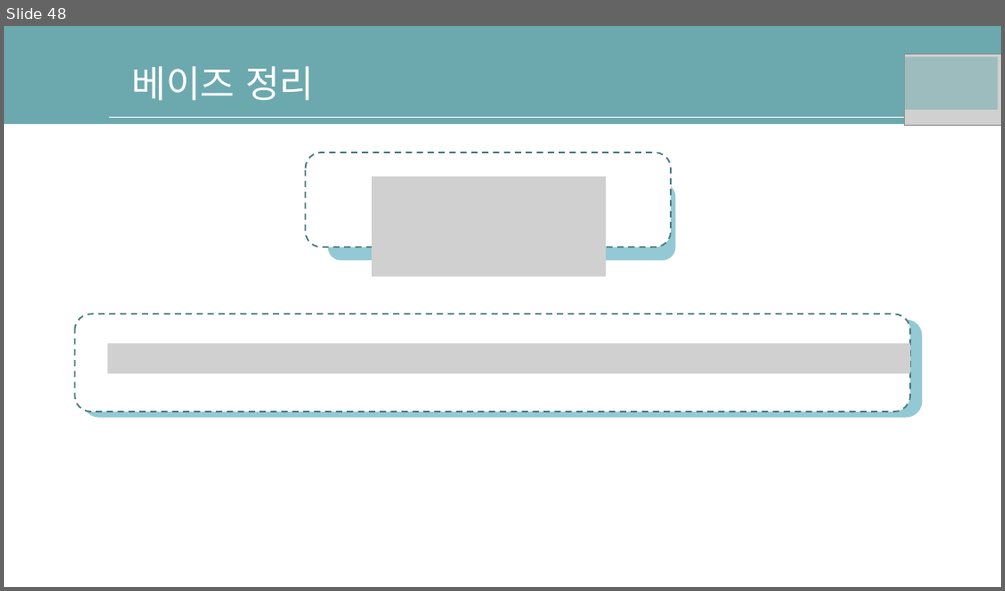
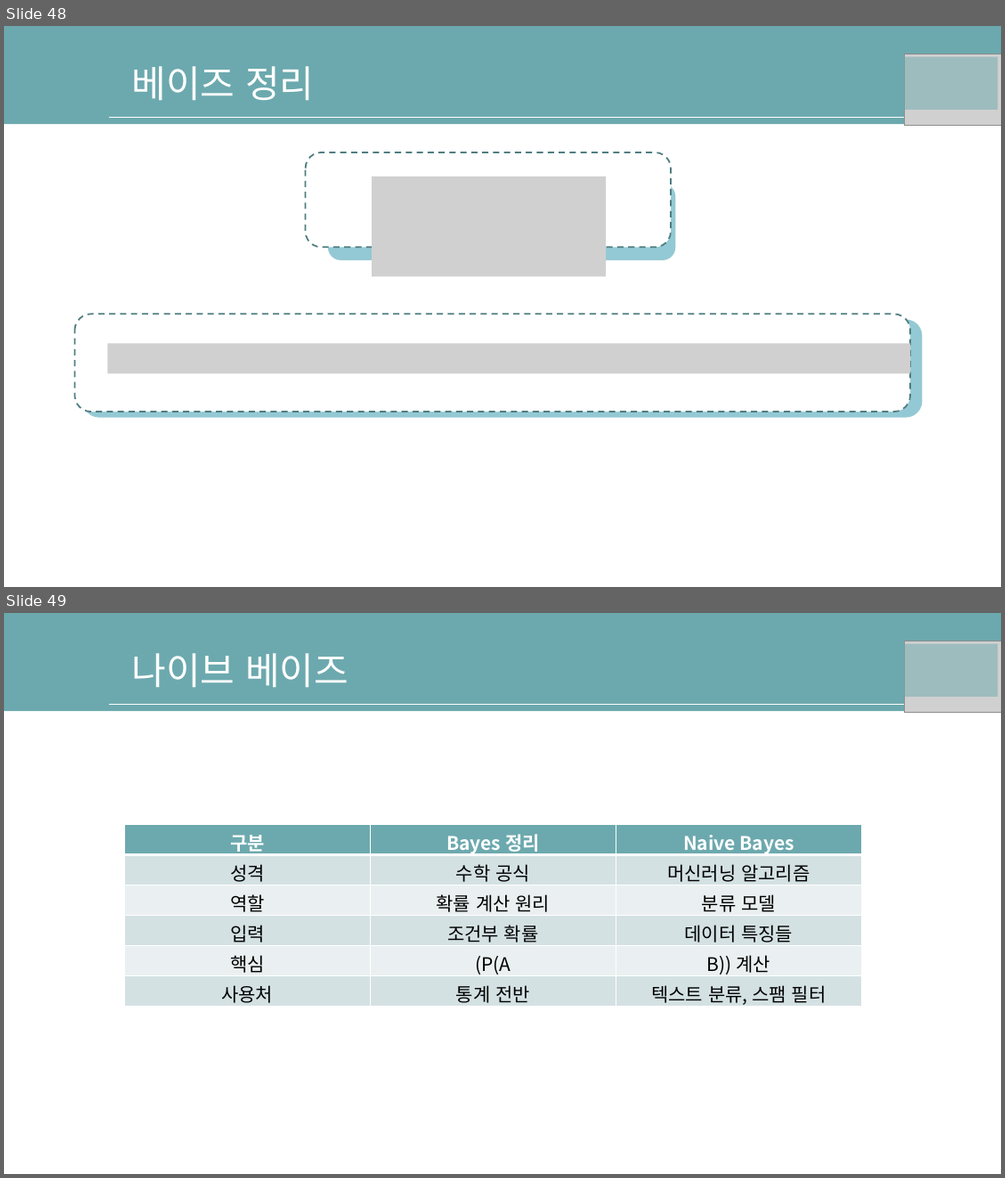
Before and after one commit to nqwrt/Gwangju-AI-Academy, a slide deck: 머신러닝-유형/AI-딥러닝을위한-수학공식.pptx. Shown one above the other, each under a label of ours: slide 48 before the commit, slides 48 and 49 after it. The pictures are 1005x591 and 1005x1178 pixels, drawn with LibreOffice and Linux fonts; fonts in the diff are those of the drawing; grey boxes stand for pictures; background and template pictures are left out. Boxes give left, top, right and bottom in pixels: in the first picture for what was removed or moved away, otherwise in the second. Text is boxed around its words. In the diff, an @@ line names an element or a change of style, - is before the commit and + after.

```diff
--- a/머신러닝-유형/AI-딥러닝을위한-수학공식.pptx
+++ b/머신러닝-유형/AI-딥러닝을위한-수학공식.pptx
@@ slide 49 added at box(4, 613, 1001, 1174), background #FFFFFF; not listed: 2 template elements that a slide beside it also shows @@
@@ text added at box(132, 653, 348, 688), 36 pt, text #FFFFFF @@
+나이브 베이즈
@@ rectangle added at box(901, 643, 998, 697), fill #6CA9AE at 50% opacity @@
@@ picture added at box(905, 641, 1001, 712) @@
@@ table added at box(124, 825, 863, 1008), 6 rows, 3 columns @@
+구분 | Bayes 정리 | Naive Bayes
+성격 | 수학 공식 | 머신러닝 알고리즘
+역할 | 확률 계산 원리 | 분류 모델
+입력 | 조건부 확률 | 데이터 특징들
+핵심 | (P(A | B)) 계산
+사용처 | 통계 전반 | 텍스트 분류, 스팸 필터
```
Also in this commit, not shown: 2 slides changed, 1 other slide added.
